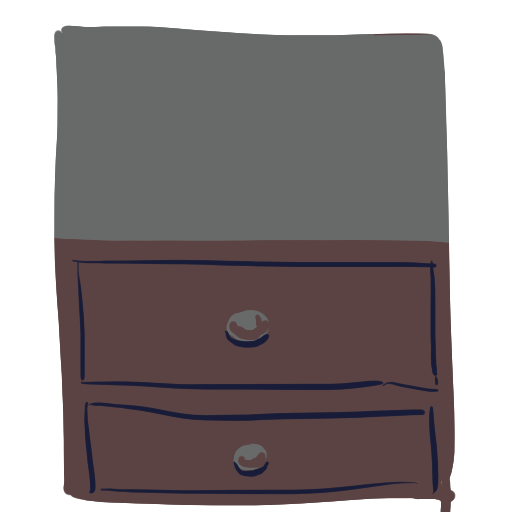
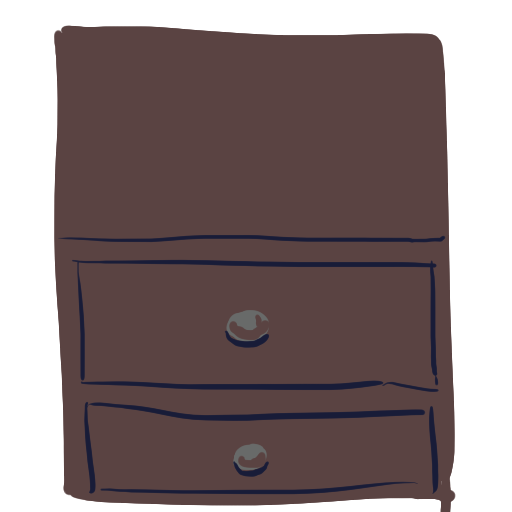
Two versions of the same layered image (512 × 512). Layer-by-layer changes:
painted on "Paint Layer 2" over [54, 25, 448, 243]
painted on "Paint Layer 1" over [54, 25, 449, 243]